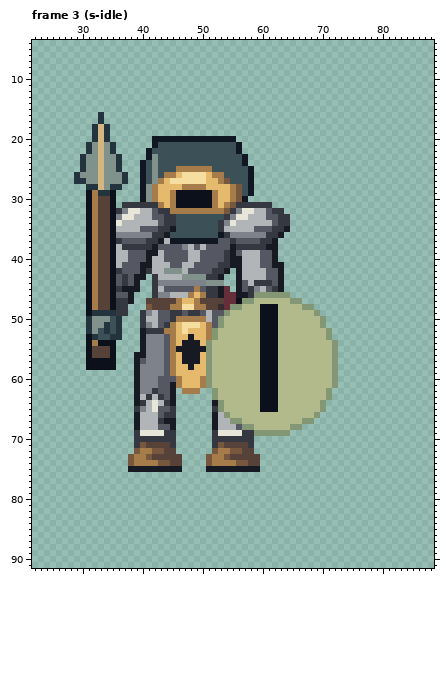
Two versions of one pixel-art file, art/enemy-abbey-1.aseprite. Above: the version before the commit.
96x96 pixels, 128 frames. Shown: frame 3 (s-idle): x 22..88, y 4..91. The commit also changed other frames, which this record leaves out.
Now the later version:
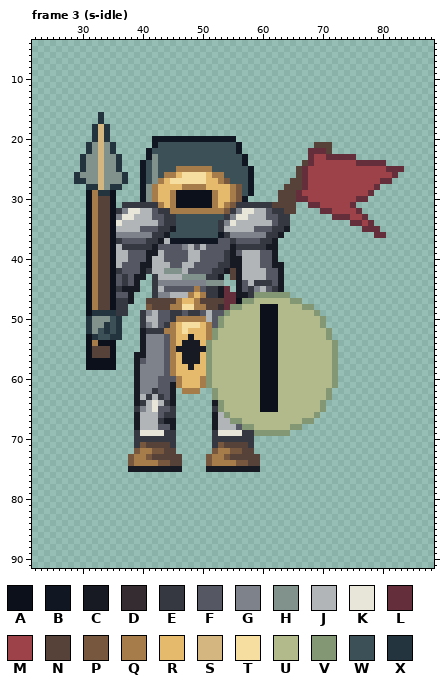
Palette (. is transparent): A #0b101b  B #101723  C #171923  D #342c31  E #353741  F #555862  G #7e838b  H #81918b  J #b1b5b7  K #e7e6d8  L #652e3b  M #9d4249  N #57423a  P #77573d  Q #a77c4b  R #e6ba6d  S #d4b780  T #f6dda0  U #b2ba8b  V #839775  W #3b5057  X #23343f
Change:
Changed rows in their new state; - is an unchanged pixel.
Frame 3 (s-idle), layer "ink":
first column x 62:
21 -------NNN------------
22 ------LLLN------------
23 ------LMMLLLLL--------
24 -----NLMMMMMMMLLLLL---
25 ----NLMMMMMMMMMMMMMLLL
26 ----NLMMMMMMMMMMMMMML-
27 ---NNLMMMMMMMMMMMMLL--
28 --NNNLMMMMMMMMMMML----
29 -NNNLMMMMMMMMMMML-----
30 -NNNLLMMMMMMMMLL------
31 NNNN--LLMMMMML--------
32 --NN----LLMMMML-------
33 ----------LLLMML------
34 -------------LLML-----
35 ---------------LLL----
36 -----------------LL---
first column x 55:
42 N
43 N
Where, in picture pixels (left, top, right, bottom), the same in both pictures:
added: (272, 142, 404, 238)
added: (230, 268, 236, 280)
